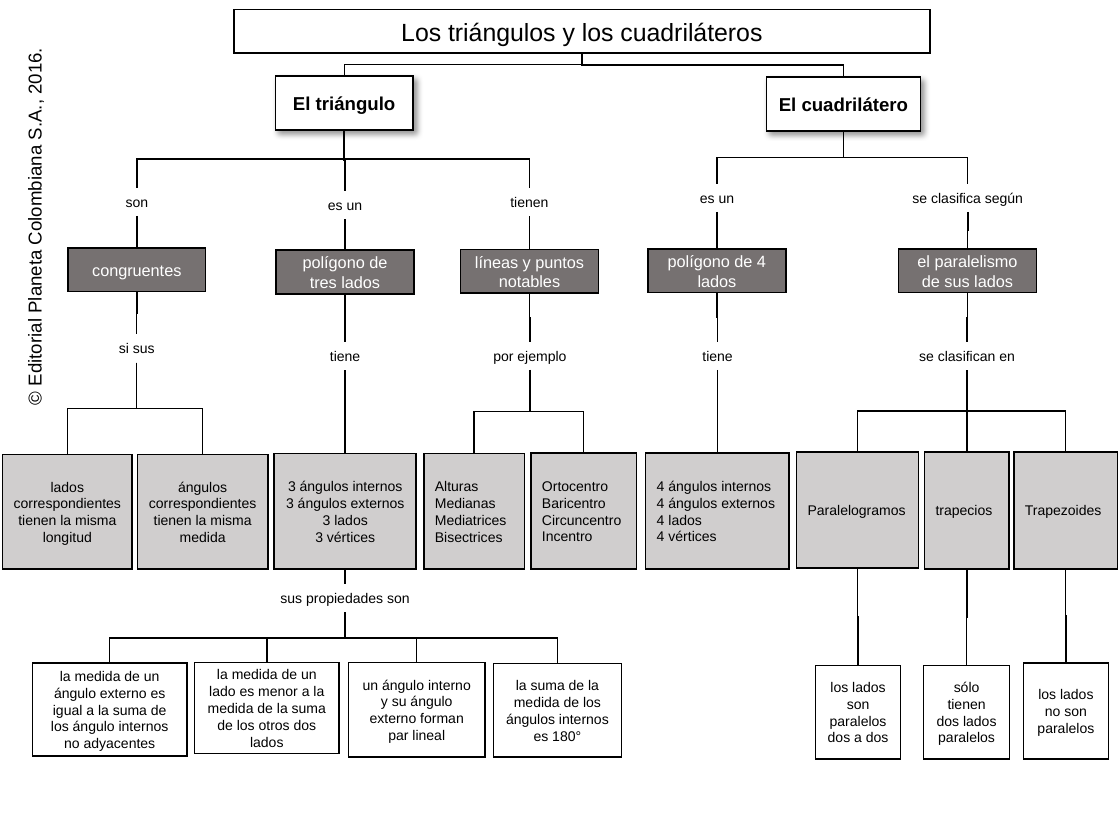
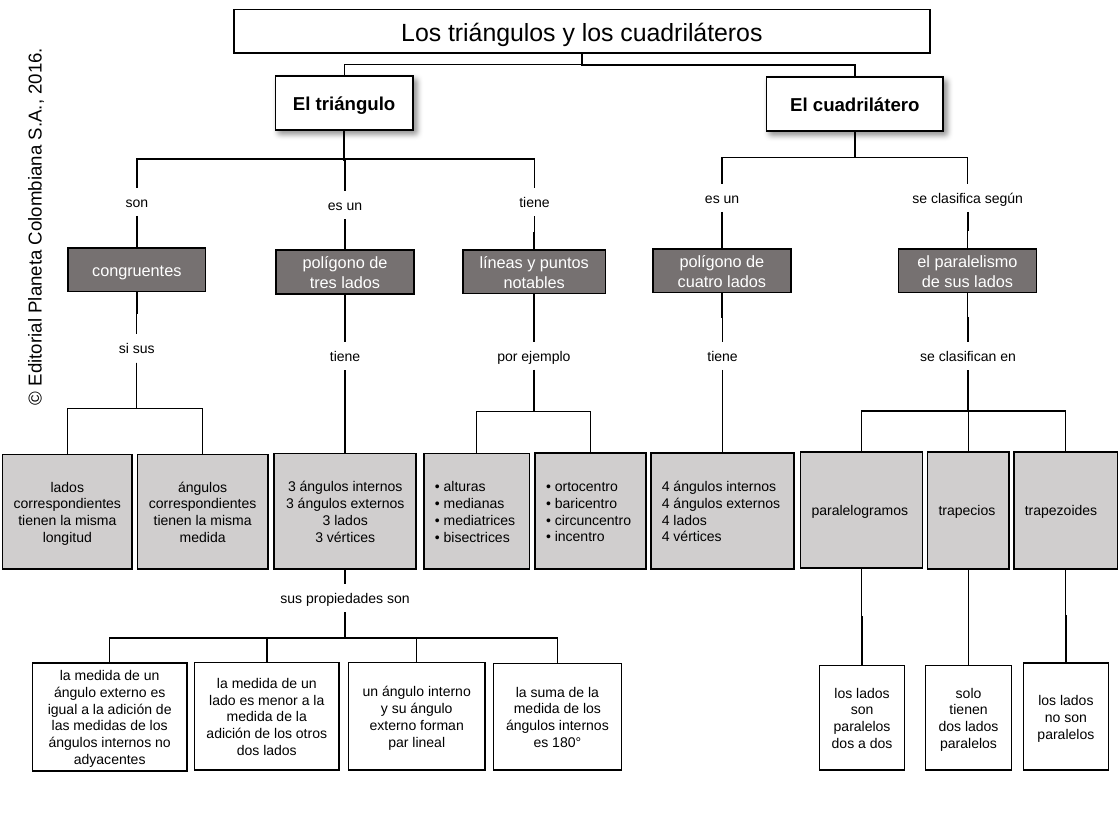
Before and after one commit to AulaPlanetaColombia/Matematicas, a slide deck: slide 1 of fuentes/contenidos/grado08/guion09/MA_08_09_REC.pptx. Drawn at 1120x840 pixels with LibreOffice and Linux fonts; fonts in the diff are those of the drawing; background and template pictures are left out. Boxes give left, top, right and bottom in pixels: in the first picture for what was removed or moved away, otherwise in the second. Text is boxed around its words. In the diff, an @@ line names an element or a change of style, - is before the commit and + after.

```diff
--- a/fuentes/contenidos/grado08/guion09/MA_08_09_REC.pptx
+++ b/fuentes/contenidos/grado08/guion09/MA_08_09_REC.pptx
@@ elbow line moved from (582, 53) - (843, 77) to (582, 53) - (855, 77) @@
@@ rectangle "El cuadrilátero" resized from (x1=766, y1=77, x2=920, y2=131) to (x1=766, y1=77, x2=943, y2=131) @@
@@ elbow line moved from (344, 130) - (530, 188) to (344, 130) - (534, 188) @@
@@ elbow line moved from (843, 131) - (717, 184) to (855, 131) - (722, 184) @@
@@ elbow line moved from (843, 131) - (968, 184) to (855, 131) - (968, 184) @@
@@ text at (x1=519, y1=197, x2=549, y2=207): text changed @@
-tienen
+tiene
@@ rectangle "líneas y puntos notables" resized from (x1=460, y1=250, x2=598, y2=293) to (x1=463, y1=250, x2=606, y2=293) @@
@@ text in rectangle at (x1=678, y1=255, x2=766, y2=287): text changed @@
-polígono de 4 lados
+polígono de cuatro lados
@@ 9 elbow lines, 3 texts, 3 rectangles moved together from (x1=474, y1=195, x2=967, y2=665) to (x1=477, y1=195, x2=968, y2=665) @@
@@ elbow line (968, 371) - (1065, 451): route changed @@
@@ elbow line (968, 371) - (969, 451): route changed @@
@@ rectangle "• alturas" resized from (x1=423, y1=454, x2=524, y2=569) to (x1=423, y1=454, x2=529, y2=569) @@
@@ rectangle "• ortocentro" resized from (x1=531, y1=454, x2=636, y2=570) to (x1=535, y1=454, x2=646, y2=570) @@
@@ text in rectangle at (x1=444, y1=481, x2=516, y2=542): text changed @@
-Alturas
-Medianas
-Mediatrices
-Bisectrices
+• alturas
+• medianas
+• mediatrices
+• bisectrices
@@ text in rectangle at (x1=555, y1=482, x2=631, y2=541): text changed @@
-Ortocentro
-Baricentro
-Circuncentro
-Incentro
+• ortocentro
+• baricentro
+• circuncentro
+• incentro
@@ text in rectangle at (x1=812, y1=505, x2=908, y2=518): text changed @@
-Paralelogramos
+paralelogramos
@@ text in rectangle at (x1=1025, y1=505, x2=1097, y2=518): text changed @@
-Trapezoides
+trapezoides
@@ elbow line (969, 569) - (969, 665): route changed @@
@@ rectangle "la medida de un ángulo ..." resized from (x1=32, y1=663, x2=187, y2=756) to (x1=32, y1=663, x2=187, y2=771) @@
@@ text in rectangle at (x1=48, y1=670, x2=172, y2=767): text changed @@
-la medida de un ángulo externo es igual a la suma de los ángulo internos no adyacentes
+la medida de un ángulo externo es igual a la adición de las medidas de los ángulos internos no adyacentes
@@ rectangle "la medida de un lado ..." resized from (x1=195, y1=662, x2=339, y2=753) to (x1=195, y1=662, x2=339, y2=769) @@
@@ text in rectangle at (x1=206, y1=678, x2=327, y2=755): text changed @@
-la medida de un lado es menor a la medida de la suma de los otros dos lados
+la medida de un lado es menor a la medida de la adición de los otros dos lados
@@ rectangle "un ángulo interno y su ..." resized from (x1=348, y1=663, x2=485, y2=757) to (x1=348, y1=663, x2=485, y2=771) @@
@@ rectangle "la suma de la medida ..." resized from (x1=494, y1=663, x2=622, y2=757) to (x1=494, y1=663, x2=622, y2=769) @@
@@ rectangle "los lados son paralelos dos ..." resized from (x1=815, y1=665, x2=900, y2=759) to (x1=820, y1=665, x2=905, y2=771) @@
@@ rectangle "solo tienen dos lados paralelos" resized from (x1=924, y1=665, x2=1010, y2=759) to (x1=925, y1=665, x2=1011, y2=771) @@
@@ text in rectangle at (x1=939, y1=688, x2=998, y2=751): text changed @@
-sólo tienen dos lados paralelos
+solo tienen dos lados paralelos
@@ rectangle "los lados no son paralelos" resized from (x1=1024, y1=663, x2=1109, y2=758) to (x1=1024, y1=663, x2=1109, y2=771) @@
```
Also in this commit, not shown: 3 other files.
